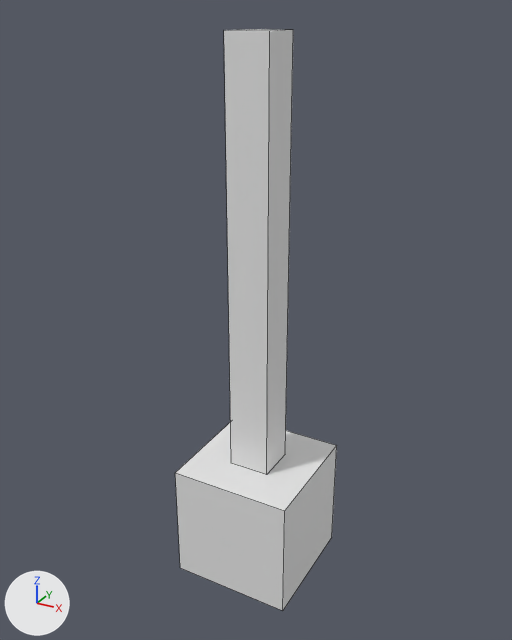
The Blender file pendulum.blend: old version first, new version second.
Both versions are drawn from a camera (50 mm lens) standing at (0.718, -1.318, 1.339) and looking at (-0.011, 0.007, 0.676). The axes (+X, +Y, +Z) are drawn at lower left. The lights are the same throughout. Mesh edges are drawn as thin lines.

Objects in the first picture: 'Base', 'Pendulum'.
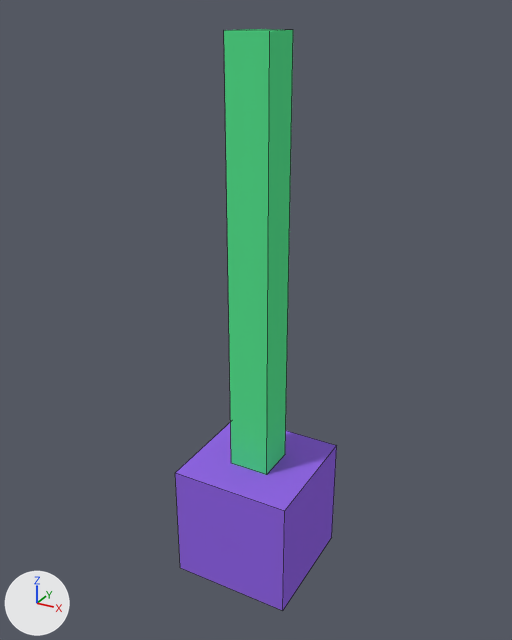
The change in detail:
Material 'Material' (mat_material) changes colour from white #e7e7e7 to green #58e790; in linear values from (0.8, 0.8, 0.8) to (0.0985, 0.8, 0.281).
Material 'BaseMaterial' (mat_basematerial) is new.
Its base color is (0.292, 0.135, 0.8) (purple #9367e7).
me_cube has 8 vertices, 6 faces and spans x -1.0..1.0, y -1.0..1.0, z -1.0..1.0.
me_cube now uses material mat_basematerial (purple #9367e7).

Where the change shows, as pixel boxes (x1, y1, x2, y2) in the pictures (512 x 640 px):
'Pendulum', recoloured (white to green): (224, 29, 293, 475) in both
'Base', recoloured (white to purple): (175, 422, 337, 611) in both
